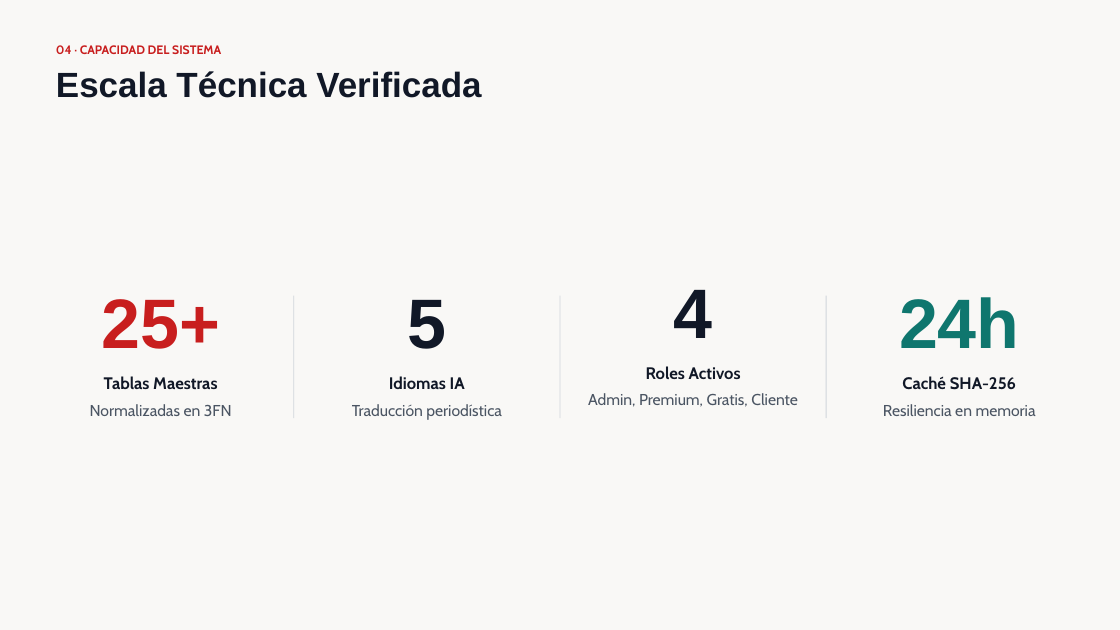
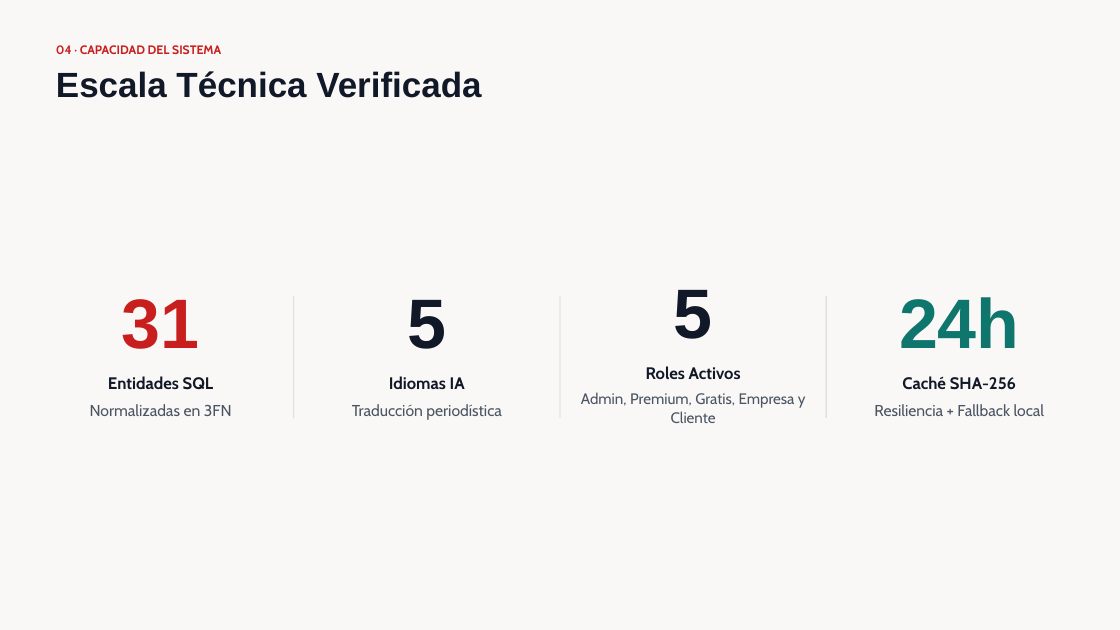
Before and after one commit to Benjamin-Duoc/CAPSTONEV2, a slide deck: slide 9 of Fase 3/Presentacion fase 3.pptx (slide 8 before the commit). Drawn at 1120x630 pixels with LibreOffice and Linux fonts; fonts in the diff are those of the drawing. Boxes give left, top, right and bottom in pixels: in the first picture for what was removed or moved away, otherwise in the second. Text is boxed around its words. In the diff, an @@ line names an element or a change of style, - is before the commit and + after.

```diff
--- a/Fase 3/Presentacion fase 3.pptx
+++ b/Fase 3/Presentacion fase 3.pptx
@@ text at box(122, 299, 200, 349): text changed @@
-25+
+31
@@ text at box(674, 290, 713, 339): text changed @@
-4
+5
@@ text at box(108, 376, 214, 390): text changed @@
-Tablas Maestras
+Entidades SQL
@@ text at box(581, 392, 806, 423): text changed; size 13.5 to 13 pt @@
-Admin, Premium, Gratis, Cliente
+Admin, Premium, Gratis, Empresa y Cliente
@@ text at box(874, 404, 1045, 416): text changed @@
-Resiliencia en memoria
+Resiliencia + Fallback local
```
Also in this commit, not shown: 6 other slides changed, 2 slides added, 8 other files.
